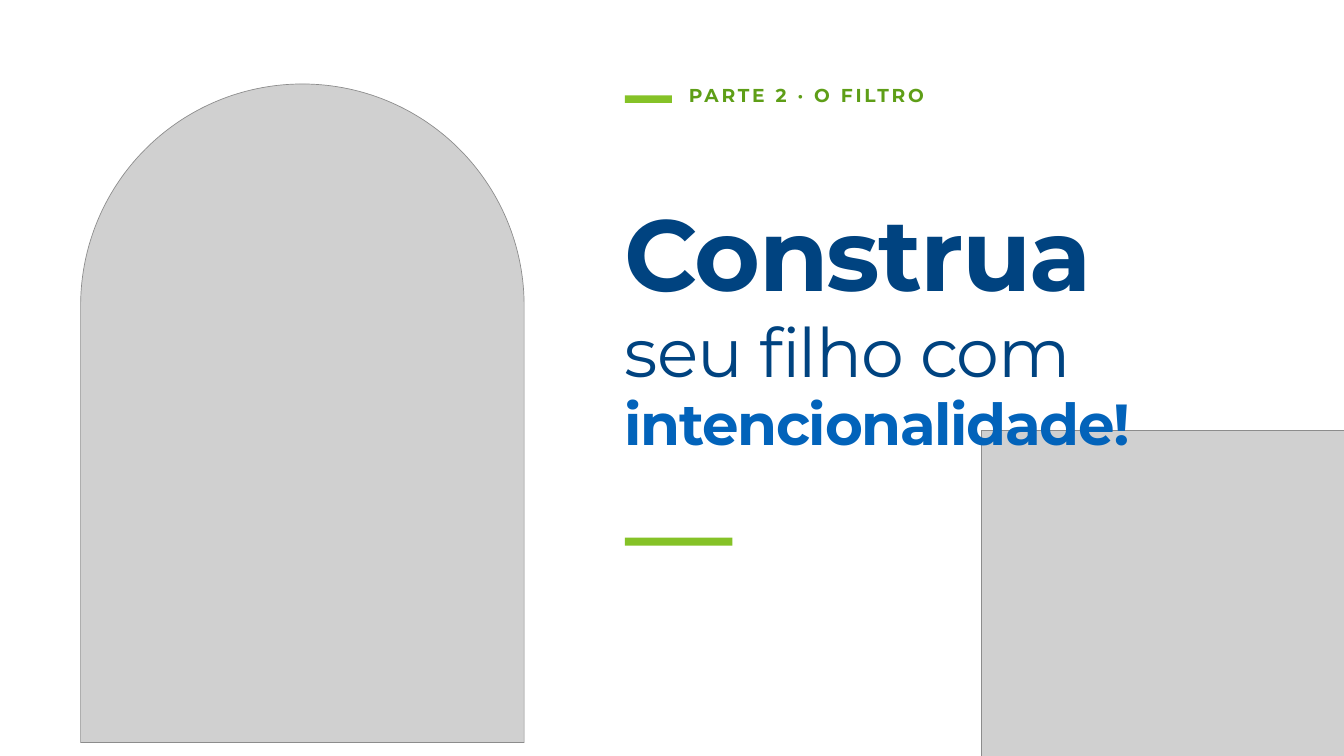
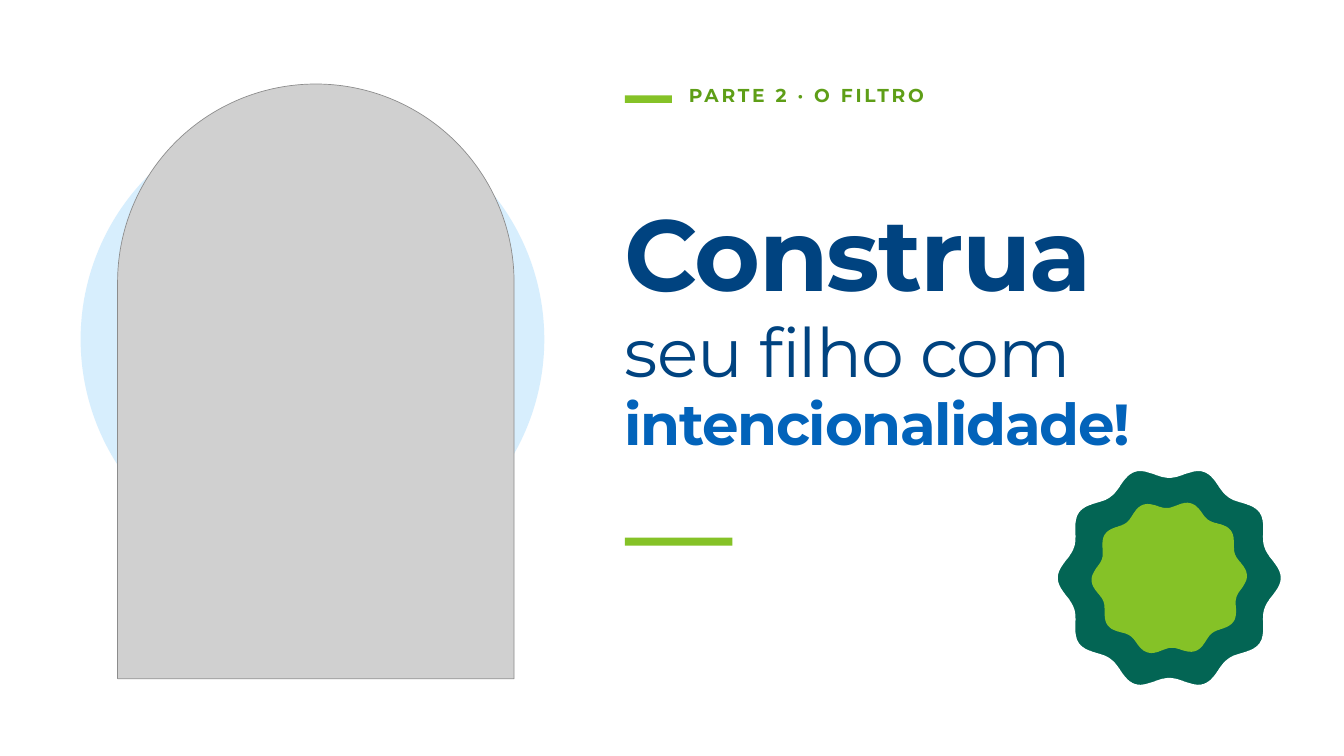
Before and after one commit to freelasrabbit-sys/logo, a slide deck: slide 18 of apresentacoes/aula-2/aula-2-integra.pptx. Drawn at 1344x756 pixels with LibreOffice and Linux fonts; fonts in the diff are those of the drawing; grey boxes stand for pictures. Boxes give left, top, right and bottom in pixels: in the first picture for what was removed or moved away, otherwise in the second. Text is boxed around its words. In the diff, an @@ line names an element or a change of style, - is before the commit and + after.

```diff
--- a/apresentacoes/aula-2/aula-2-integra.pptx
+++ b/apresentacoes/aula-2/aula-2-integra.pptx
@@ picture: place and size @@
-picture at box(81, 84, 524, 743)
+picture at box(118, 84, 514, 679)
@@ ellipse added at box(81, 108, 544, 571), fill #24A2F7 at 18% opacity @@
@@ picture removed at box(981, 430, 1344, 756) @@
@@ freeform shape added at box(1055, 464, 1284, 692), fill #036554, outline #FFFFFF 6 pt @@
@@ freeform shape added at box(1091, 500, 1247, 655), fill #85C227 @@
```
Also in this commit, not shown: 9 other slides changed, 17 slides added, 2 other files.
